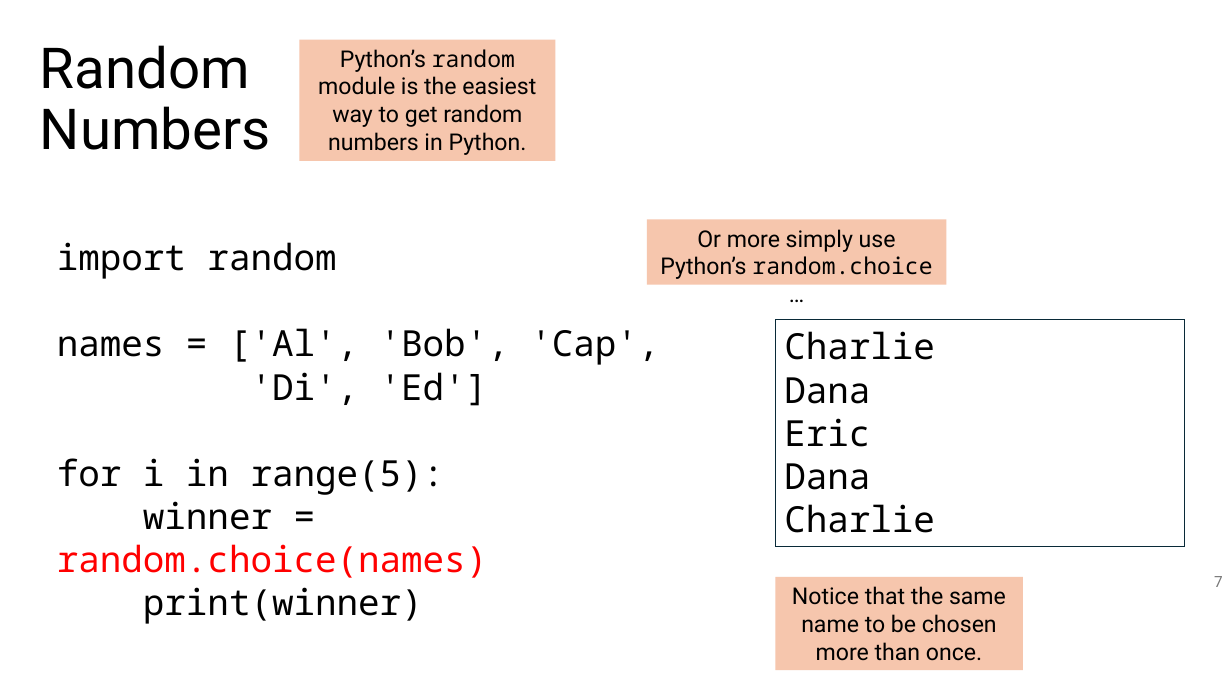
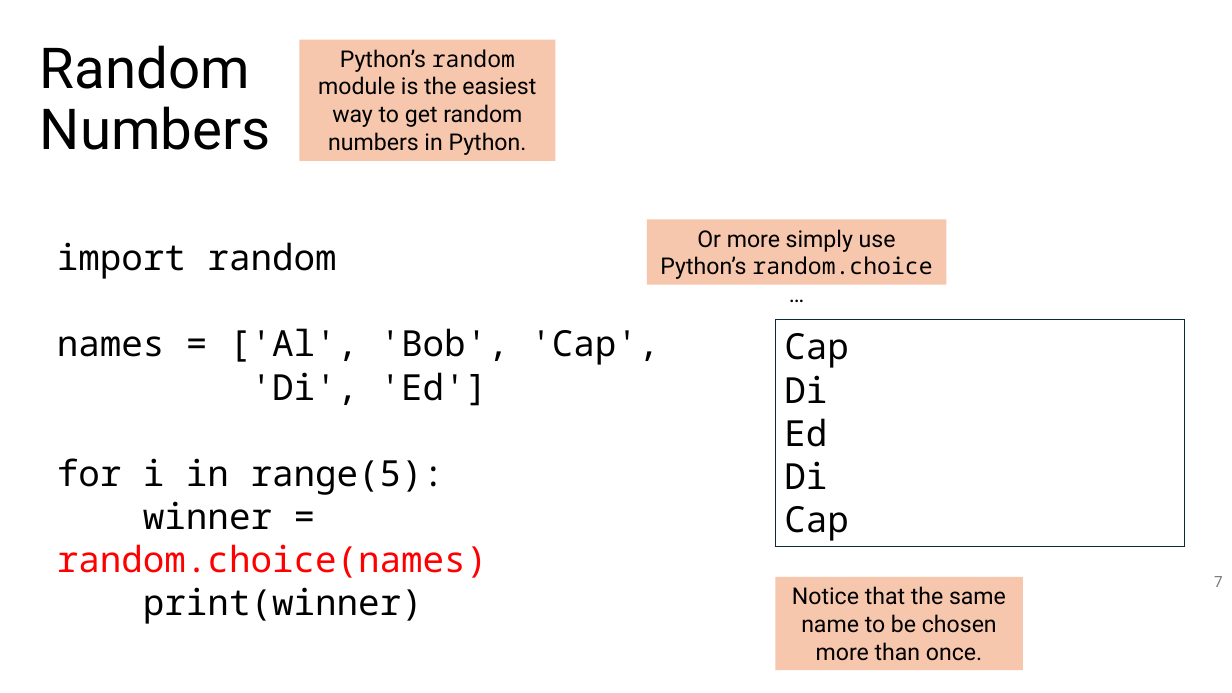
Before and after one commit to tjd1234/cmpt120fall2024, a slide deck: slide 7 of lecture_notes/chapter_algorithms/alg3_sorting/chapter_sorting.pptx. Drawn at 1232x693 pixels with LibreOffice and Linux fonts; fonts in the diff are those of the drawing. Boxes give left, top, right and bottom in pixels: in the first picture for what was removed or moved away, otherwise in the second. Text is boxed around its words. In the diff, an @@ line names an element or a change of style, - is before the commit and + after.

```diff
--- a/lecture_notes/chapter_algorithms/alg3_sorting/chapter_sorting.pptx
+++ b/lecture_notes/chapter_algorithms/alg3_sorting/chapter_sorting.pptx
@@ text in rectangle at box(784, 333, 849, 541): text changed @@
-Charlie
-Dana
-Eric
-Dana
-Charlie
+Cap
+Di
+Ed
+Di
+Cap
```
Also in this commit, not shown: 13 other slides changed, 4 slides added, 2 other files.
